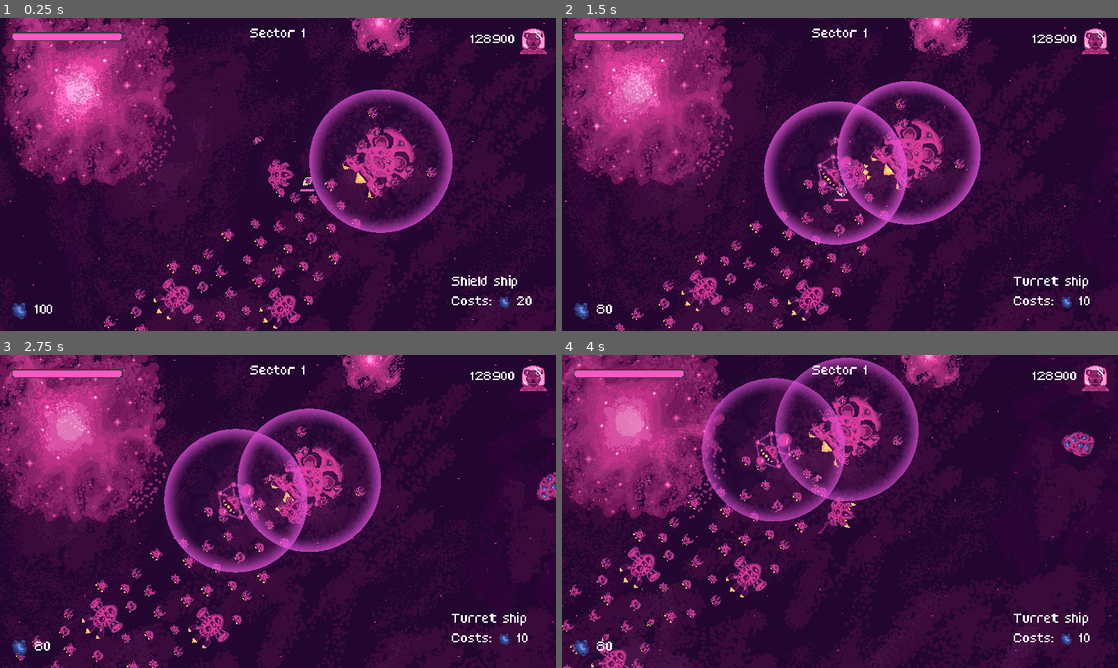
Above: before the commit, frames 1-4 (two rows, left to right).
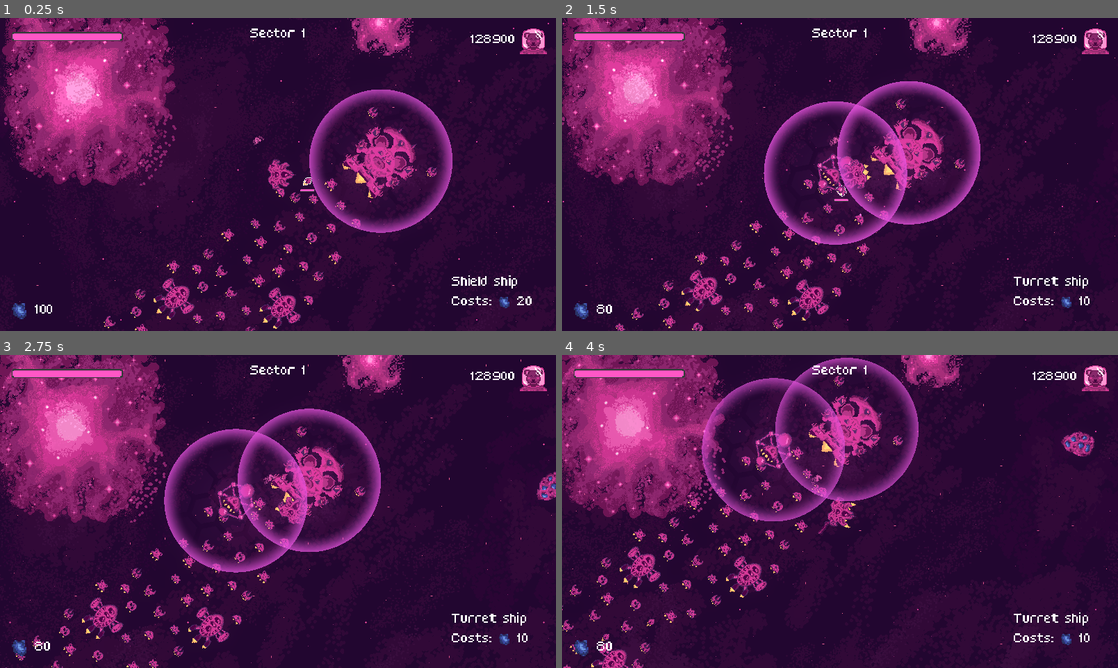
Above: after the commit, the same moments.

Repository: bear-minimum-studio/space-bear
Game: Godot game, scene res://Game.tscn
Two runs of this game, one before a commit and one after it. Both use one fixed random seed, a clock stepped at 60 frames per second and the inputs below.
Inputs (mouse positions are in pixels of both pictures, inside the frame that each line leads up to):
- Up to frame 1 (0.25 s): no input
- Up to frame 2 (1.5 s): tap Enter (upgrade) at 0.5 s; move the mouse to (962, 158) at 0.52 s; hold D (go_right) 0.53-1.28 s; hold X (cycle_selection) 0.53-1.28 s; move the mouse to (728, 190) at 1.27 s; hold Ctrl (brake) from 1.28 s (still down); tap Space (fire) at 1.35 s
- Up to frame 3 (2.75 s): move the mouse to (333, 442) at 2.02 s; release Ctrl (brake) at 2.03 s; hold D (go_right) from 2.03 s (still down); hold C (follow_me) from 2.03 s (still down)
- Up to frame 4 (4 s): move the mouse to (812, 574) at 2.77 s; release D (go_right) at 2.78 s; release C (follow_me) at 2.78 s; hold W (go_up) 2.78-3.53 s; tap G (grappling_hook) at 2.85 s; move the mouse to (1006, 558) at 3.52 s; hold A (go_left) from 3.53 s (still down); tap Down (look_down) at 3.6 s

The runs differ from the first frame. In frame 1, less than 0.1% of the frame differs, in the area x 1-99%, y 1-97%; in frame 2, less than 0.1%, in the area x 0-97%, y 1-97%; in frame 3, less than 0.1%; in frame 4, less than 0.1%.

Commit message:
feat: adjust parallax

Diff:
--- a/background/ParallaxBackground.tscn
+++ b/background/ParallaxBackground.tscn
@@ -62,7 +62,7 @@
 region_rect = Rect2(0, 0, 2048, 2048)
 
 [node name="CloseStars" type="ParallaxLayer" parent="."]
-motion_scale = Vector2(0.15, 0.15)
+motion_scale = Vector2(0.3, 0.3)
 motion_mirroring = Vector2(512, 512)
 
 [node name="Sprite2D" type="Sprite2D" parent="CloseStars"]
@@ -76,7 +76,7 @@
 motion_mirroring = Vector2(2048, 2048)
 
 [node name="Sprite2D" type="Sprite2D" parent="VeryCloseDust"]
-modulate = Color(1, 1, 1, 0.309804)
+modulate = Color(1, 1, 1, 0.196078)
 texture_repeat = 2
 texture = ExtResource("7_nui05")
 centered = false
